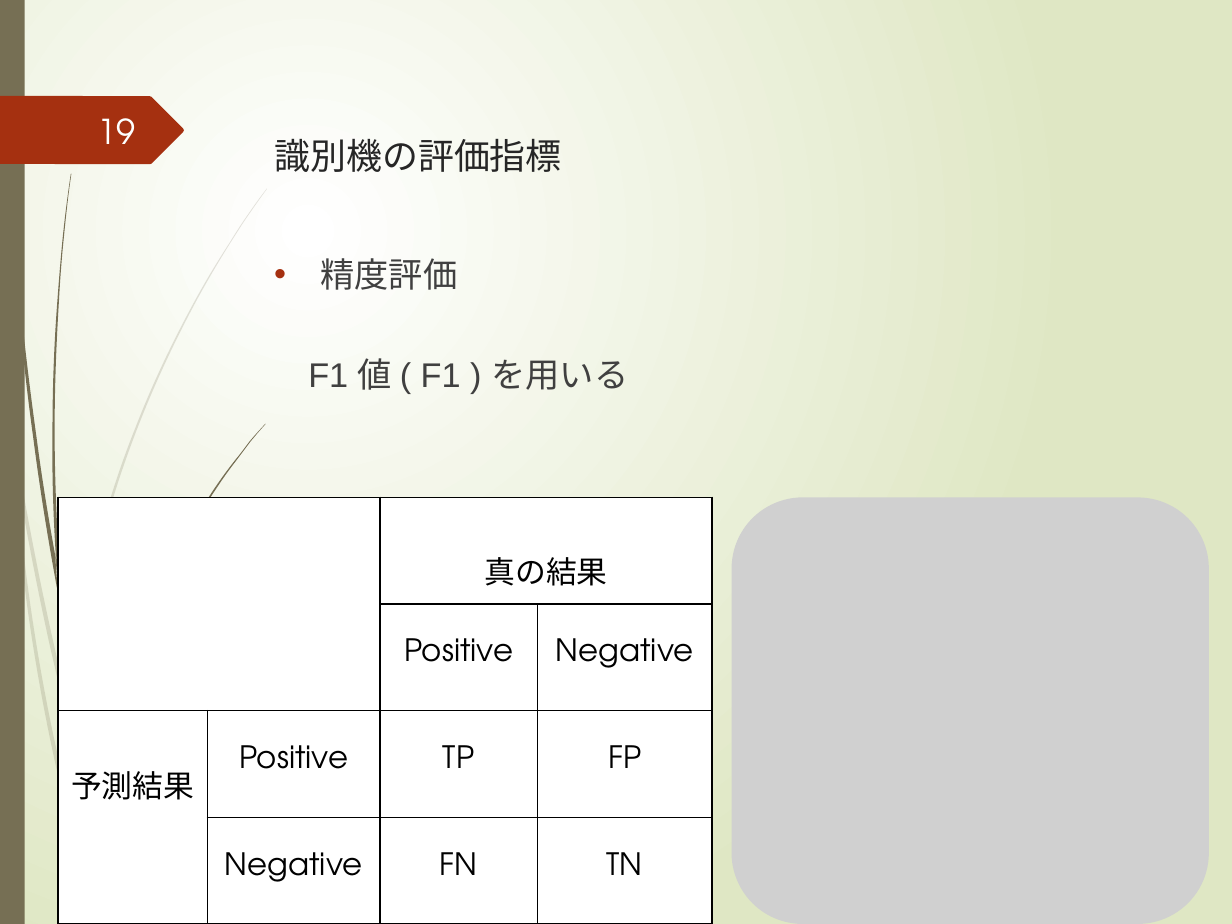
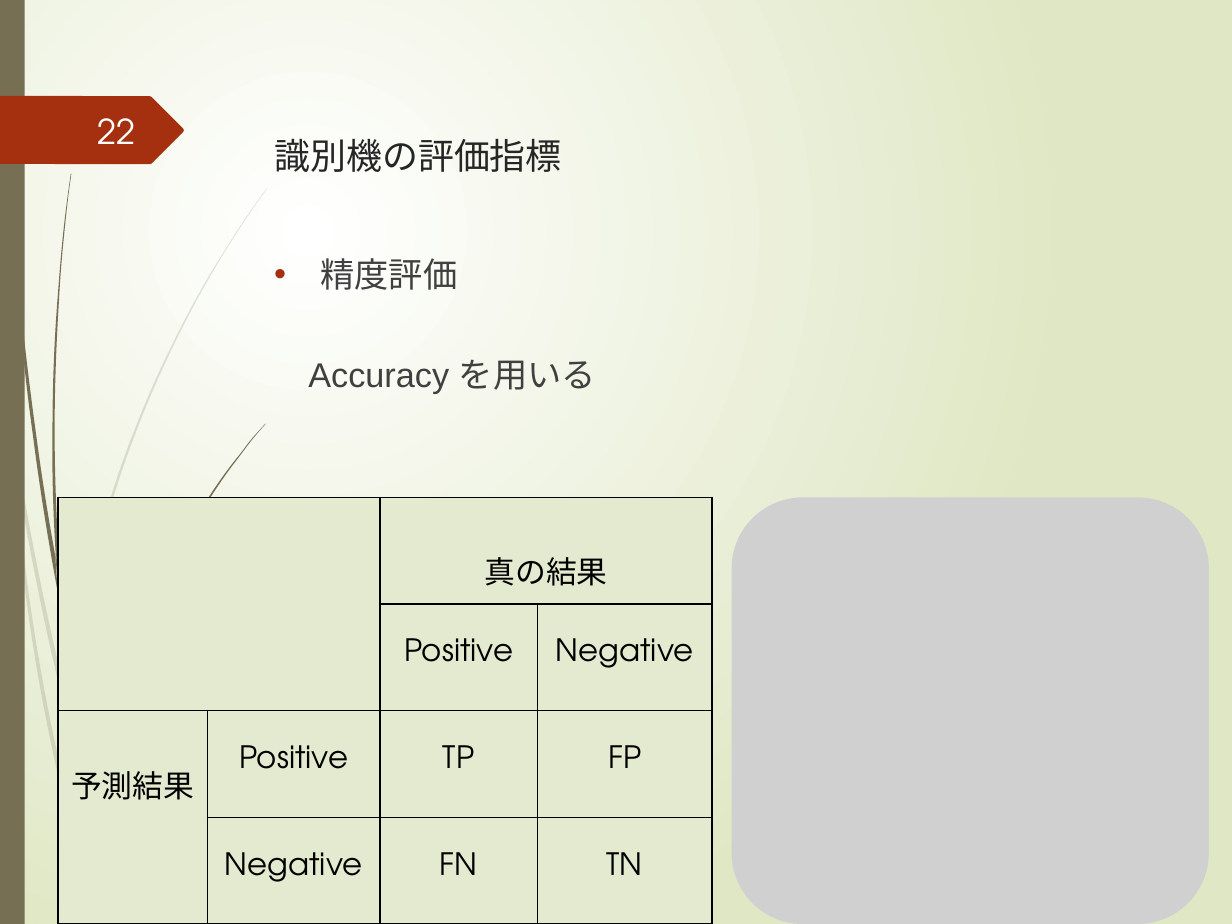
Before and after one commit to yuuki-kusumoto/kusumoto, a slide deck: slide 22 of 2021_prsn_2nd/後期研究発表会.pptx (slide 19 before the commit). Drawn at 1232x924 pixels with LibreOffice and Linux fonts; fonts in the diff are those of the drawing; grey boxes stand for pictures. Boxes give left, top, right and bottom in pixels: in the first picture for what was removed or moved away, otherwise in the second. Text is boxed around its words. In the diff, an @@ line names an element or a change of style, - is before the commit and + after.

```diff
--- a/2021_prsn_2nd/後期研究発表会.pptx
+++ b/2021_prsn_2nd/後期研究発表会.pptx
@@ page number at (97,118,135,144): text changed @@
-19
+22
@@ text at (308,359,596,393): text changed @@
-F1 値 ( F1 ) を用いる
+Accuracy を用いる
@@ table at (58,498,712,924) @@
@@ fill #FFFFFF to #E3EACF in 11 cells @@
```
Also in this commit, not shown: 22 other slides changed, 13 slides added, 1 slide removed.
